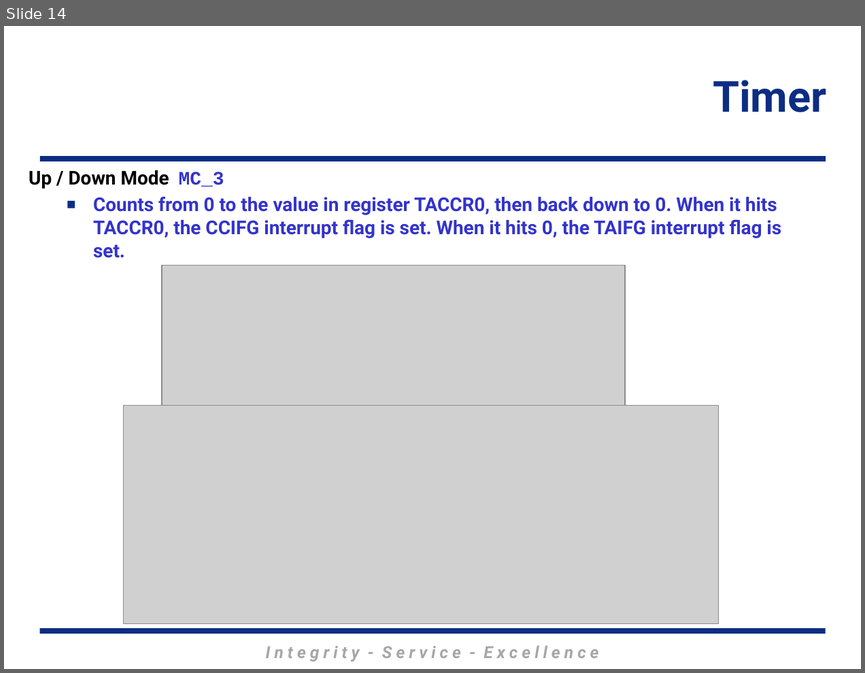
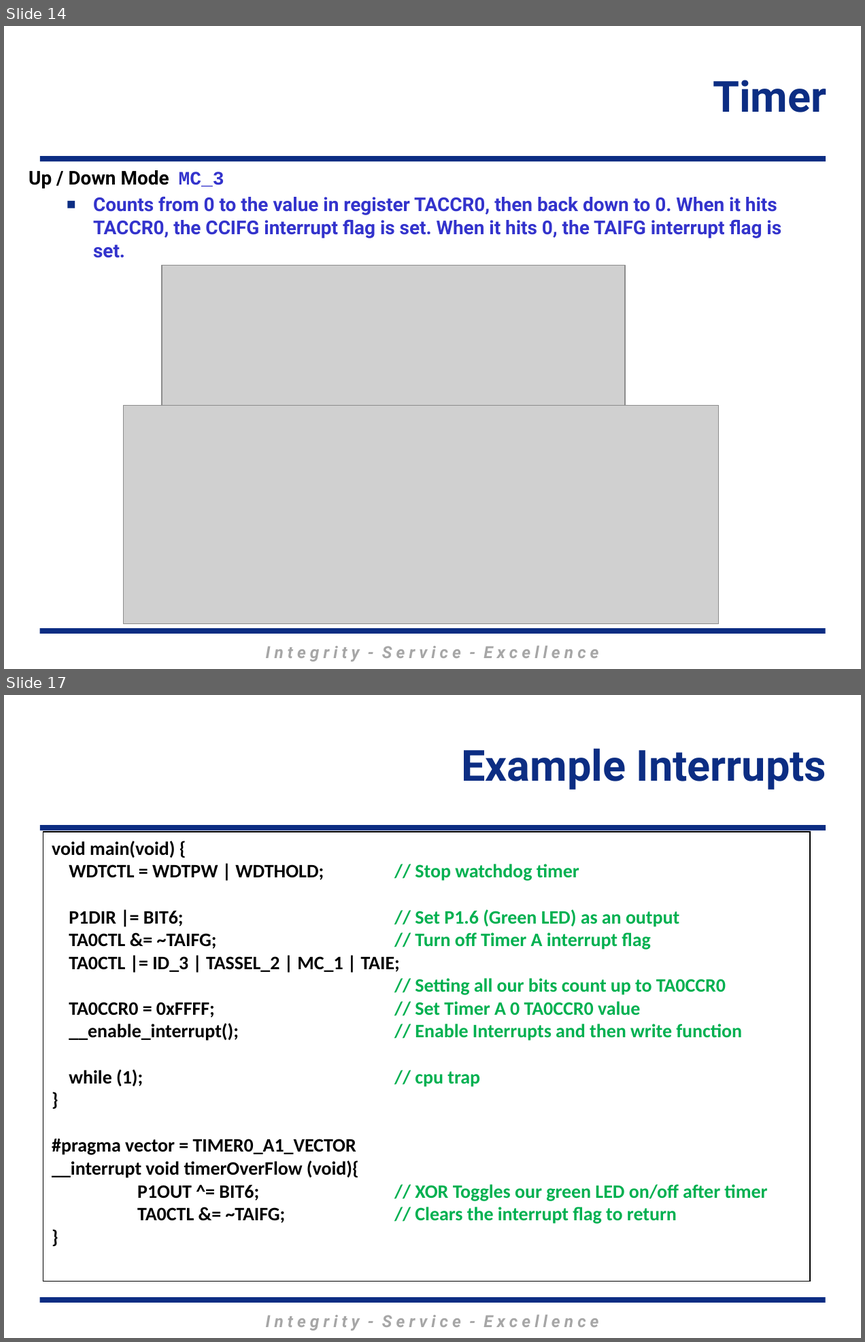
Before and after one commit to MarsUniversity/ECE382, a slide deck: source/lessons/lsn26-27/Lsn26-27.pptx. Shown one above the other, each under a label of ours: slide 14 before the commit, slides 14 and 17 after it; the slides between them are not shown. The pictures are 865x673 and 865x1342 pixels, drawn with LibreOffice and Linux fonts; fonts in the diff are those of the drawing; grey boxes stand for pictures; background and template pictures are left out. Boxes give left, top, right and bottom in pixels: in the first picture for what was removed or moved away, otherwise in the second. Text is boxed around its words. In the diff, an @@ line names an element or a change of style, - is before the commit and + after.

```diff
--- a/source/lessons/lsn26-27/Lsn26-27.pptx
+++ b/source/lessons/lsn26-27/Lsn26-27.pptx
@@ slide 17 added at <box>4,695,861,1338</box>, background #FFFFFF; not listed: 3 template elements that a slide beside it also shows @@
@@ title added at <box>461,748,826,790</box>, 36 pt, text #0C2D83, bold @@
+Example Interrupts
@@ text added at <box>43,832,810,1281</box>, fill #FFFFFF, outline #000000 0.75 pt, 16 pt, text #00B050, bold @@
+void main(void) {
+WDTCTL = WDTPW | WDTHOLD; // Stop watchdog timer
+P1DIR |= BIT6; // Set P1.6 (Green LED) as an output
+TA0CTL &= ~TAIFG; // Turn off Timer A interrupt flag
+TA0CTL |= ID_3 | TASSEL_2 | MC_1 | TAIE;
+// Setting all our bits count up to TA0CCR0
+TA0CCR0 = 0xFFFF; // Set Timer A 0 TA0CCR0 value
+__enable_interrupt(); // Enable Interrupts and then write function
+while (1); // cpu trap
+}
+#pragma vector = TIMER0_A1_VECTOR
+__interrupt void timerOverFlow (void){
+P1OUT ^= BIT6; // XOR Toggles our green LED on/off after timer
+TA0CTL &= ~TAIFG; // Clears the interrupt flag to return
+}
```
Also in this commit, not shown: 4 slides changed, 2 slides removed, 4 other files.
